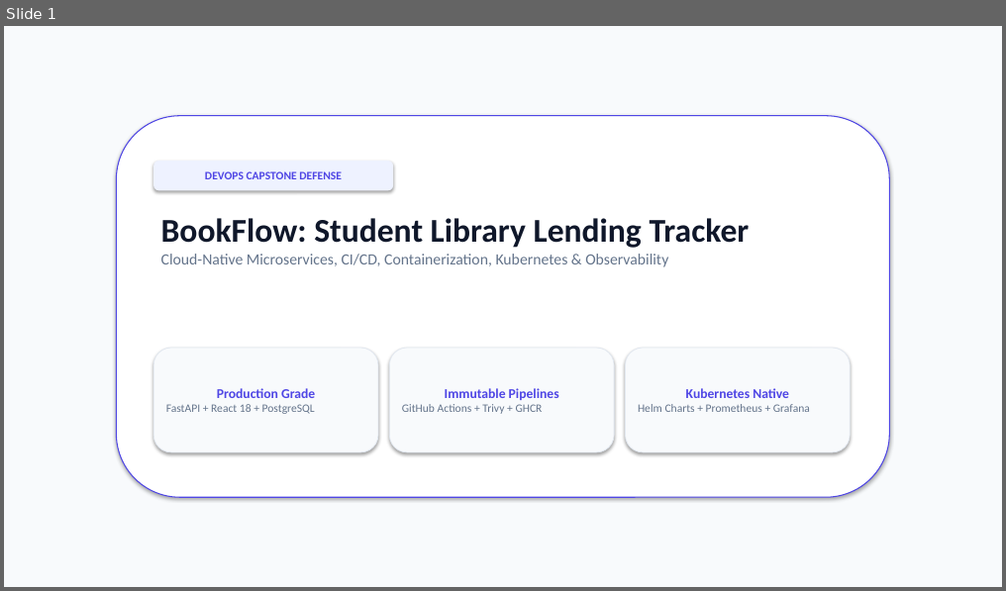
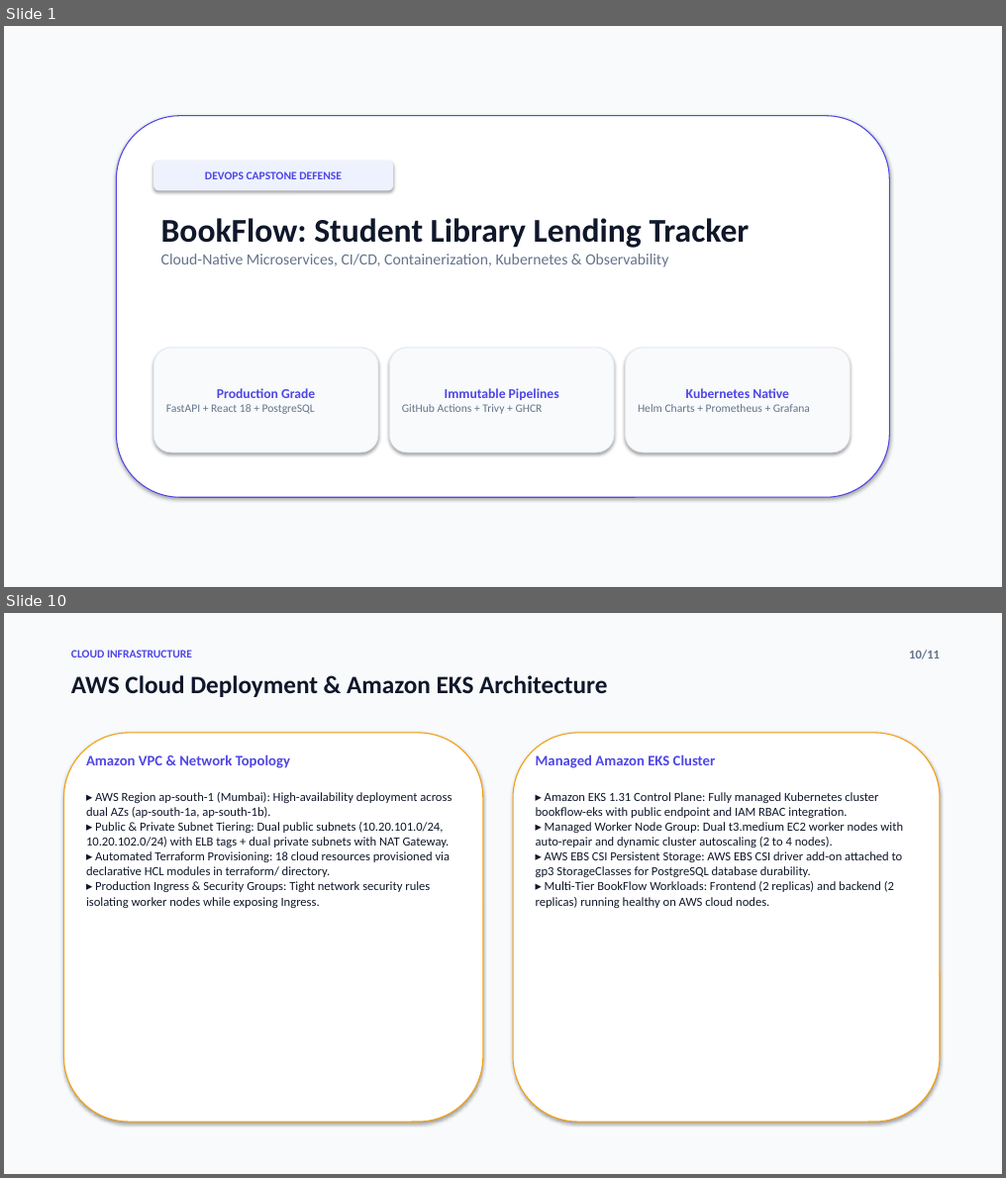
Before and after one commit to Ujwal-kumar-reddy/bookflow, a slide deck: BookFlow_DevOps_Capstone_Presentation.pptx. Shown one above the other, each under a label of ours: slide 1 before the commit, slides 1 and 10 after it; the slides between them are not shown. The pictures are 1006x591 and 1006x1178 pixels, drawn with LibreOffice and Linux fonts; fonts in the diff are those of the drawing. Boxes give left, top, right and bottom in pixels: in the first picture for what was removed or moved away, otherwise in the second. Text is boxed around its words. In the diff, an @@ line names an element or a change of style, - is before the commit and + after.

Commit message:
docs(presentation): add slide 10 for AWS cloud and Amazon EKS architecture (11 slides total)

```diff
--- a/BookFlow_DevOps_Capstone_Presentation.pptx
+++ b/BookFlow_DevOps_Capstone_Presentation.pptx
@@ slide 10 added at (4,613,1002,1174), background #FFFFFF @@
@@ rectangle added at (4,613,1002,1174), fill #F8FAFC @@
@@ text added at (71,650,192,658), 11 pt, text #4F46E5, bold @@
+CLOUD INFRASTRUCTURE
@@ text added at (909,650,940,660), 12 pt, text #64748B, bold @@
+10/11
@@ text added at (71,675,607,697), 24 pt, text #0F172A, bold @@
+AWS Cloud Deployment & Amazon EKS Architecture
@@ rounded rectangle added at (63,733,483,1122), fill #FFFFFF, outline #F59E0B 1 pt @@
@@ text added at (86,755,290,768), 14 pt, text #4F46E5, bold @@
+Amazon VPC & Network Topology
@@ rounded rectangle added at (513,733,940,1122), fill #FFFFFF, outline #F59E0B 1 pt @@
@@ text added at (536,755,716,768), 14 pt, text #4F46E5, bold @@
+Managed Amazon EKS Cluster
@@ text added at (86,792,451,908), 12 pt, text #0F172A @@
+▸ AWS Region ap-south-1 (Mumbai): High-availability deployment across dual AZs (ap-south-1a, ap-south-1b).
+▸ Public & Private Subnet Tiering: Dual public subnets (10.20.101.0/24, 10.20.102.0/24) with ELB tags + dual private subnets with NAT Gateway.
+▸ Automated Terraform Provisioning: 18 cloud resources provisioned via declarative HCL modules in terraform/ directory.
+▸ Production Ingress & Security Groups: Tight network security rules isolating worker nodes while exposing Ingress.
@@ text added at (536,792,903,908), 12 pt, text #0F172A @@
+▸ Amazon EKS 1.31 Control Plane: Fully managed Kubernetes cluster bookflow-eks with public endpoint and IAM RBAC integration.
+▸ Managed Worker Node Group: Dual t3.medium EC2 worker nodes with auto-repair and dynamic cluster autoscaling (2 to 4 nodes).
+▸ AWS EBS CSI Persistent Storage: AWS EBS CSI driver add-on attached to gp3 StorageClasses for PostgreSQL database durability.
+▸ Multi-Tier BookFlow Workloads: Frontend (2 replicas) and backend (2 replicas) running healthy on AWS cloud nodes.
```
Also in this commit, not shown: 9 slides changed, 2 other files.
